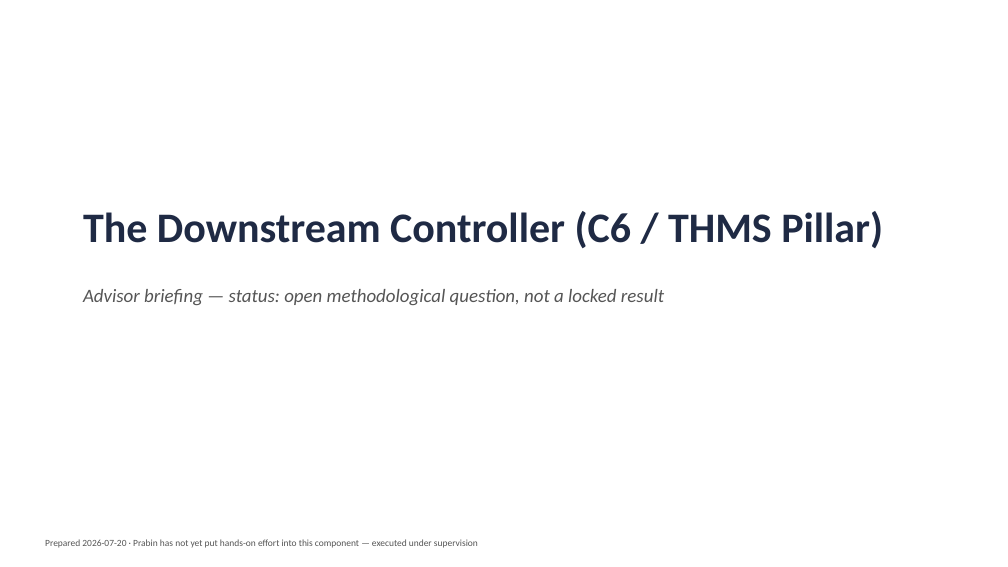
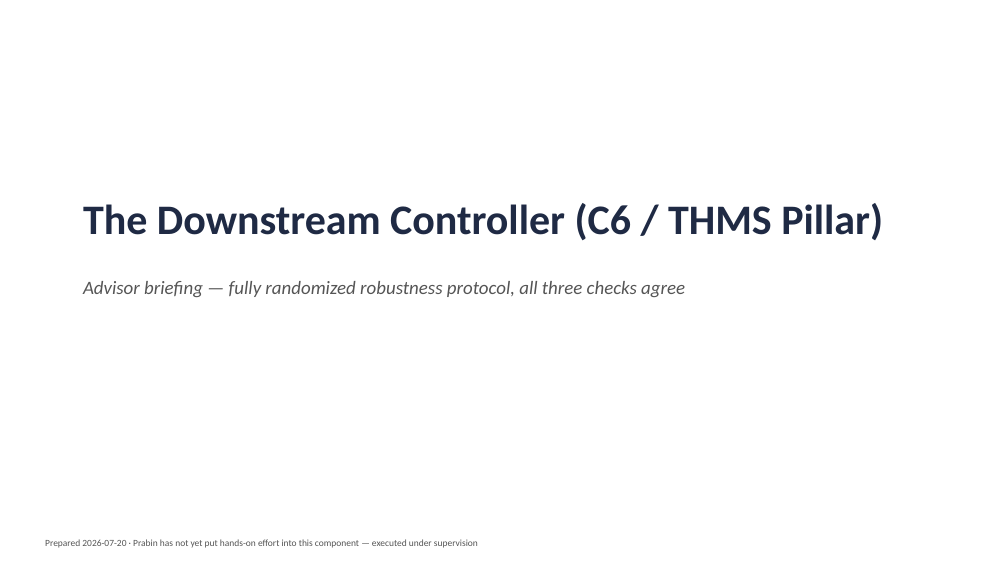
Before and after one commit to prabin172/DA_GestureRecognition-clean, a slide deck: slide 1 of paper/controller_advisor_slides.pptx. Drawn at 1008x567 pixels with LibreOffice and Linux fonts; fonts in the diff are those of the drawing. Boxes give left, top, right and bottom in pixels: in the first picture for what was removed or moved away, otherwise in the second. Text is boxed around its words. In the diff, an @@ line names an element or a change of style, - is before the commit and + after.

```diff
--- a/paper/controller_advisor_slides.pptx
+++ b/paper/controller_advisor_slides.pptx
@@ text "The Downstream Controller (C6 / ...": place and size @@
-text "The Downstream Controller (C6 / ..." at (83,211,883,248)
+text "The Downstream Controller (C6 / ..." at (83,203,883,240)
@@ text at (83,281,685,297): text changed @@
-Advisor briefing — status: open methodological question, not a locked result
+Advisor briefing — fully randomized robustness protocol, all three checks agree
```
Also in this commit, not shown: 5 other slides changed, 3 slides added, 3 slides removed, 18 other files.
